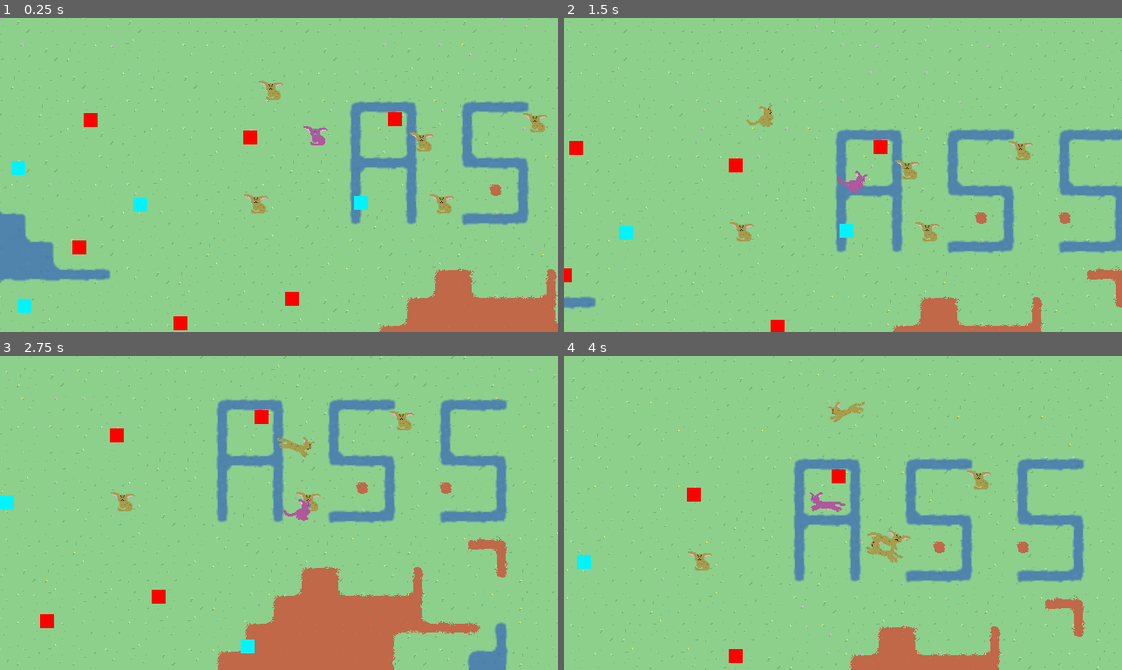
Above: before the commit, frames 1-4 (two rows, left to right).
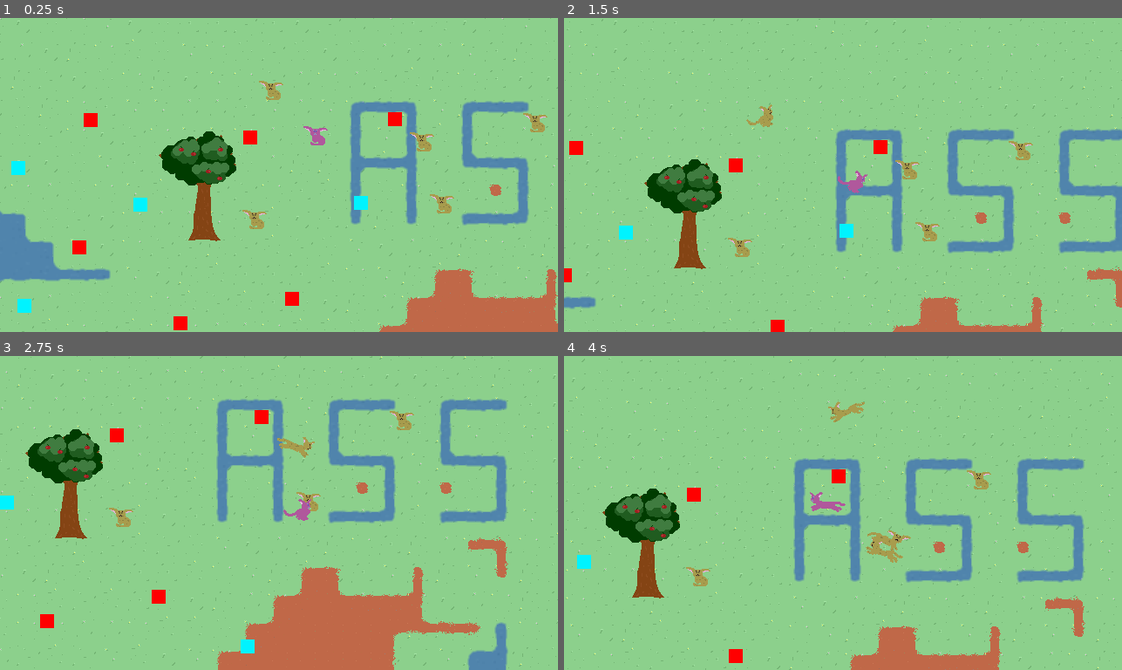
Above: after the commit, the same moments.

Repository: pusio/gamejam-acerola0-aberration
Game: Godot game, scene res://scenes/Game.tscn
Same seed, same stepped clock (60 frames per second), same inputs: the game is played once before the commit and once after it.
Inputs:
- Up to frame 1 (0.25 s): no input
- Up to frame 2 (1.5 s): hold D (right) 0.53-1.28 s; hold S (down) from 1.28 s (still down)
- Up to frame 3 (2.75 s): release S (down) at 2.03 s; hold D (right) from 2.03 s (still down)
- Up to frame 4 (4 s): release D (right) at 2.78 s; hold W (up) 2.78-3.53 s; hold A (left) from 3.53 s (still down)

The runs differ from the first frame. In frame 1, 2.5% of the frame differs, in the area x 28-49%, y 36-72%; in frame 2, 2.5%; in frame 3, 2.5%; in frame 4, 2.5%.

Commit message:
Drew some objects (trees, bushes, rocks, pebbles, logs, sticks, fruits, berries, shadows). Enabled YSorting on scene root.

Diff:
--- a/game/project.godot
+++ b/game/project.godot
@@ -67,6 +67,10 @@
 ]
 }
 
+[physics]
+
+2d/default_gravity=0.0
+
 [rendering]
 
 textures/canvas_textures/default_texture_filter=0
--- a/game/scenes/Game.tscn
+++ b/game/scenes/Game.tscn
@@ -9,10 +9,17 @@
 [ext_resource type="PackedScene" uid="uid://nwddf3iocxkg" path="res://objects/creatures/Ocelot.tscn" id="5_70dhb"]
 [ext_resource type="Texture2D" uid="uid://boa1yvniuds1l" path="res://textures/player.png" id="5_e5rry"]
 [ext_resource type="Script" path="res://scripts/Player.gd" id="7_xk5xm"]
+[ext_resource type="Texture2D" uid="uid://bh4arvj2h0eig" path="res://textures/objects.png" id="10_wn14f"]
 
-[node name="Root" type="Node"]
+[sub_resource type="CapsuleShape2D" id="CapsuleShape2D_a6tay"]
+radius = 8.0
+height = 26.0
+
+[node name="Root" type="Node2D"]
+y_sort_enabled = true
 
 [node name="TileMap" parent="." instance=ExtResource("1_qdo8x")]
+z_index = -1
 layer_0/tile_data = PackedInt32Array(131069, 65536, 1, 131070, 65536, 0, 131071, 131072, 2, 65535, 0, 1, 0, 131072, 2,  …(15436 unchanged characters)…
 
 [node name="GlobalShortcuts" type="Node" parent="."]
@@ -79,7 +86,72 @@
 position = Vector2(389, -118)
 
 [node name="Ocelot4" parent="." instance=ExtResource("5_70dhb")]
-position = Vector2(69, -25)
+position = Vector2(67, -7)
 
 [node name="Ocelot5" parent="." instance=ExtResource("5_70dhb")]
 position = Vector2(86, -155)
+
+[node name="Tree" type="RigidBody2D" parent="."]
+
+[node name="Stump" type="Sprite2D" parent="Tree"]
+visible = false
+texture = ExtResource("10_wn14f")
+centered = false
+offset = Vector2(-16, -8)
+region_enabled = true
+region_rect = Rect2(249, 8, 37, 18)
+
+[node name="Core" type="Sprite2D" parent="Tree"]
+texture = ExtResource("10_wn14f")
+centered = false
+offset = Vector2(-50, -112)
+region_enabled = true
+region_rect = Rect2(127, 47, 89, 122)
+
+[node name="Leaves" type="Sprite2D" parent="Tree"]
+texture = ExtResource("10_wn14f")
+centered = false
+offset = Vector2(-47, -116)
+region_enabled = true
+region_rect = Rect2(21, 110, 86, 62)
+
+[node name="Fruit" type="Sprite2D" parent="Tree"]
+position = Vector2(18, -99)
+texture = ExtResource("10_wn14f")
+centered = false
+region_enabled = true
+region_rect = Rect2(114, 218, 6, 6)
+
+[node name="Fruit2" type="Sprite2D" parent="Tree"]
+position = Vector2(4, -74)
+texture = ExtResource("10_wn14f")
+centered = false
+flip_h = true
+region_enabled = true
+region_rect = Rect2(114, 218, 6, 6)
+
+[node name="Fruit3" type="Sprite2D" parent="Tree"]
+position = Vector2(-27, -99)
+texture = ExtResource("10_wn14f")
+centered = false
+region_enabled = true
+region_rect = Rect2(114, 218, 6, 6)
+
+[node name="Fruit4" type="Sprite2D" parent="Tree"]
+position = Vector2(-13, -94)
+texture = ExtResource("10_wn14f")
+centered = false
+flip_h = true
+region_enabled = true
+region_rect = Rect2(114, 218, 6, 6)
+
+[node name="Fruit5" type="Sprite2D" parent="Tree"]
+position = Vector2(17, -66)
+texture = ExtResource("10_wn14f")
+centered = false
+region_enabled = true
+region_rect = Rect2(114, 218, 6, 6)
+
+[node name="CollisionShape2D" type="CollisionShape2D" parent="Tree"]
+rotation = 1.5708
+shape = SubResource("CapsuleShape2D_a6tay")
Not shown: 1 places in game/scenes/Game.tscn that only renumber resources
Binary file added: game/textures/objects.png
Not shown, added: game/textures/objects.png.import
Not shown, added: assets/aseprite/objects.aseprite
